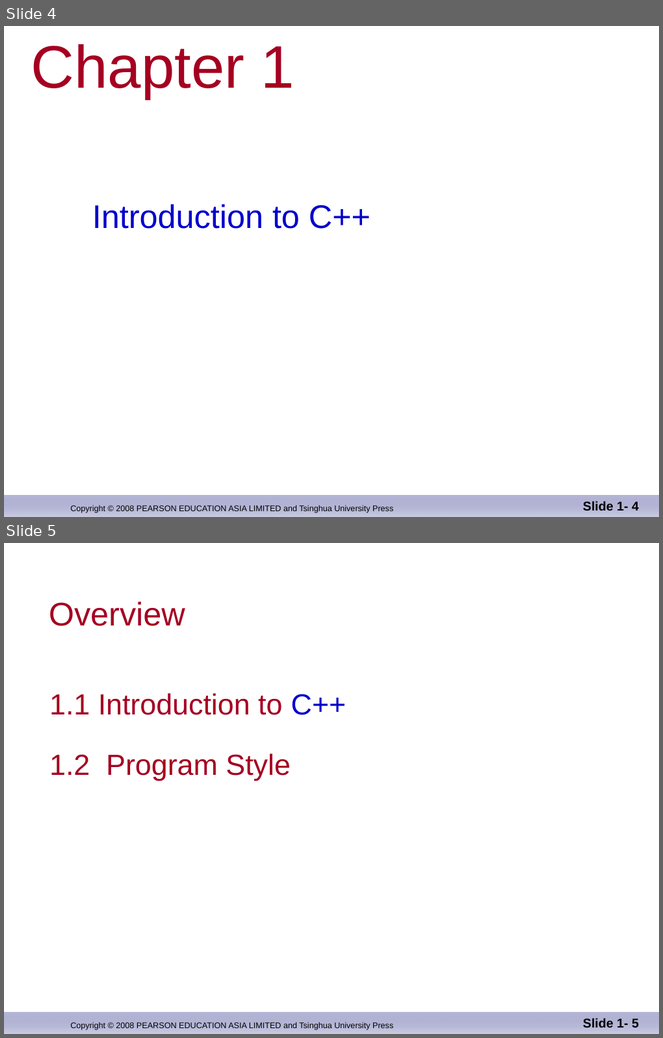
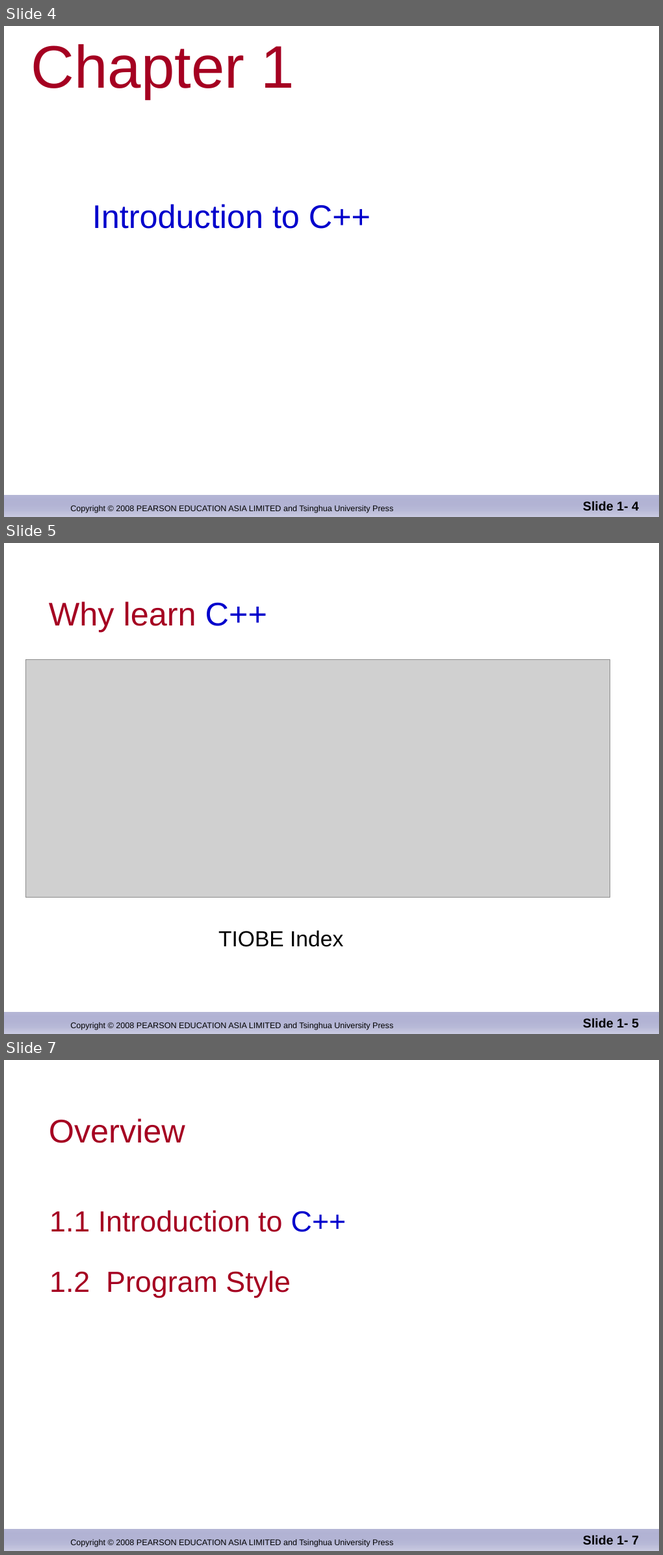
Before and after one commit to djuanbei/CPLUSPLUS, a slide deck: ppt/ch_01.ppt. Shown one above the other, each under a label of ours: slides 4 and 5 before the commit, slides 4, 5 and 7 after it; the slides between them are not shown. The pictures are 663x1038 and 663x1555 pixels, drawn with LibreOffice and Linux fonts; fonts in the diff are those of the drawing; grey boxes stand for pictures; background and template pictures are left out. Boxes give left, top, right and bottom in pixels: in the first picture for what was removed or moved away, otherwise in the second. Text is boxed around its words. In the diff, an @@ line names an element or a change of style, - is before the commit and + after.

```diff
--- a/ppt/ch_01.ppt
+++ b/ppt/ch_01.ppt
@@ slide 5 added at bbox=[4, 543, 659, 1034], background #FFFFFF; not listed: 2 template elements that a slide beside it also shows @@
@@ title added at bbox=[49, 601, 267, 632], 36 pt, text #A50021 @@
+Why learn C++
@@ picture added at bbox=[25, 659, 610, 897] @@
@@ text added at bbox=[218, 930, 343, 947], 24 pt, text #000000 @@
+TIOBE Index
@@ page number added at bbox=[583, 1018, 639, 1028], 14 pt, text #000000, bold @@
+Slide 1- 5
@@ what was slide 5 is now slide 7 @@
@@ page number at bbox=[583, 1535, 639, 1545]: text changed @@
-Slide 1- 5
+Slide 1- 7
```
Also in this commit, not shown: 3 other slides added, 1 slide removed.
